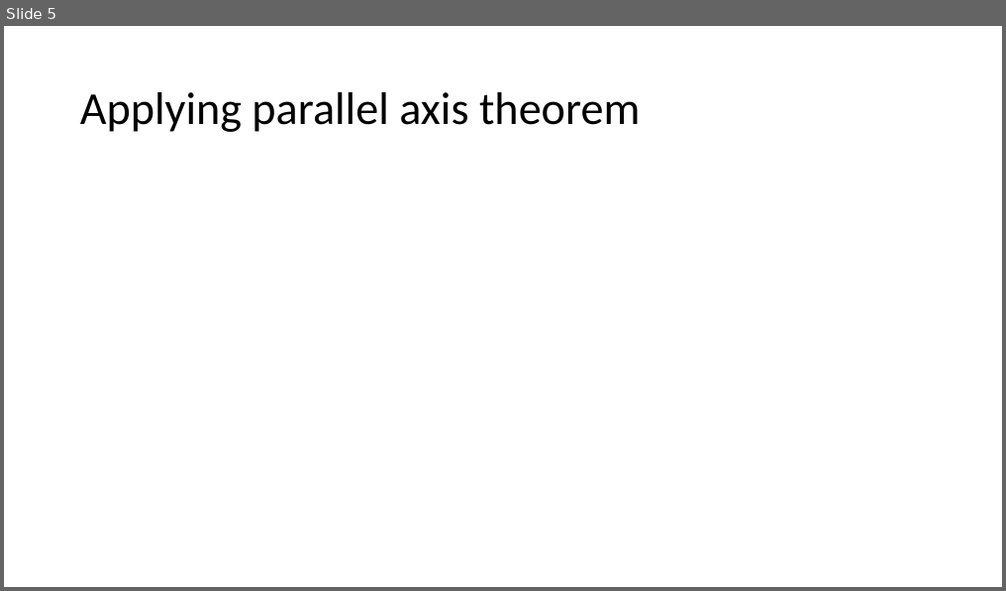
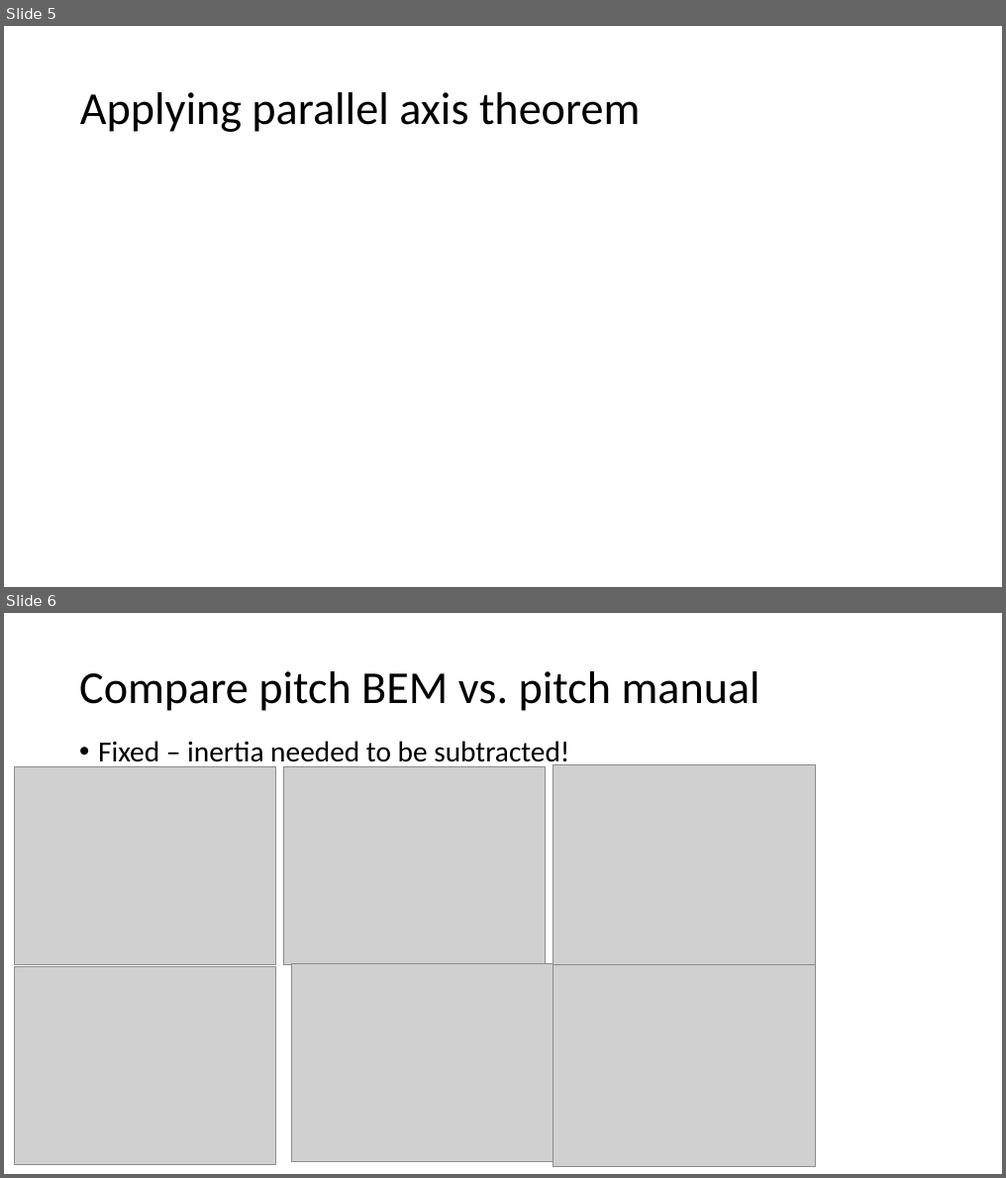
Before and after one commit to jtgrasb/WecOptTool, a slide deck: examples/attenuatorInWOT.pptx. Shown one above the other, each under a label of ours: slide 5 before the commit, slides 5 and 6 after it. The pictures are 1006x591 and 1006x1178 pixels, drawn with LibreOffice and Linux fonts; fonts in the diff are those of the drawing; grey boxes stand for pictures. Boxes give left, top, right and bottom in pixels: in the first picture for what was removed or moved away, otherwise in the second. Text is boxed around its words. In the diff, an @@ line names an element or a change of style, - is before the commit and + after.

```diff
--- a/examples/attenuatorInWOT.pptx
+++ b/examples/attenuatorInWOT.pptx
@@ slide 6 added at [4, 613, 1002, 1174], background #FFFFFF @@
@@ title added at [79, 671, 760, 711], 44 pt, text #000000 @@
+Compare pitch BEM vs. pitch manual
@@ text added at [98, 741, 569, 768], 28 pt, text #000000 @@
+• Fixed – inertia needed to be subtracted!
@@ picture added at [15, 766, 276, 964] @@
@@ picture added at [284, 766, 546, 964] @@
@@ picture added at [553, 765, 816, 967] @@
@@ picture added at [15, 966, 276, 1164] @@
@@ picture added at [291, 964, 553, 1161] @@
@@ picture added at [553, 964, 816, 1167] @@
```
Also in this commit, not shown: 9 slides changed, 4 other slides added, 4 slides removed, 24 other files.
